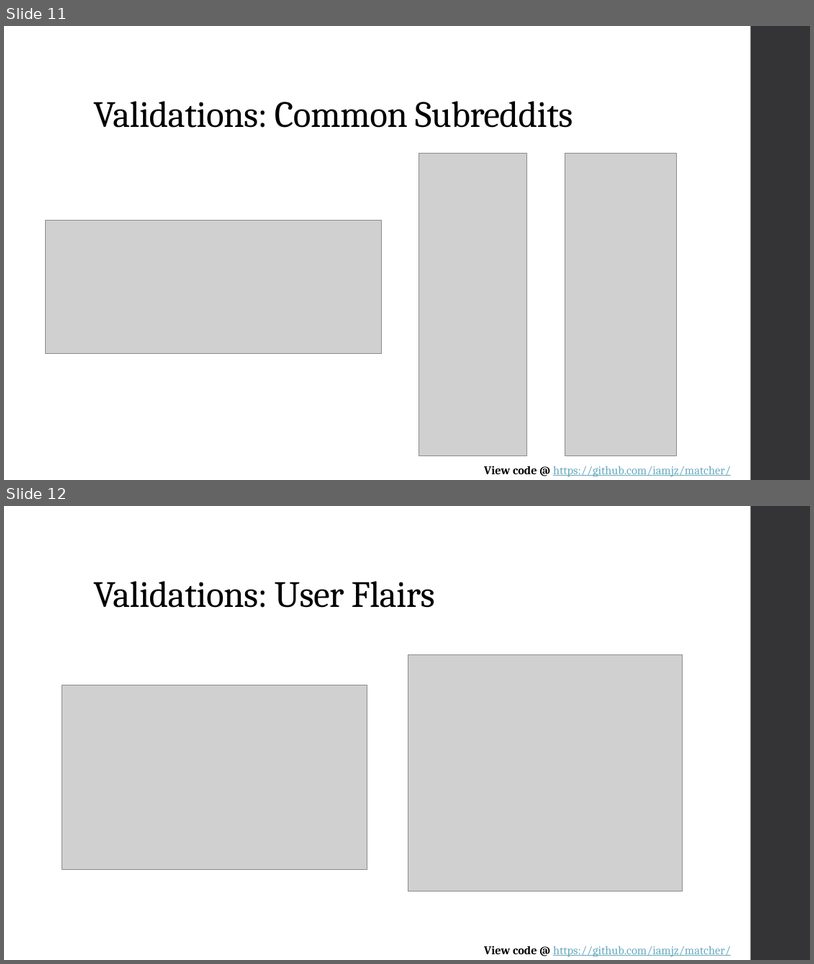
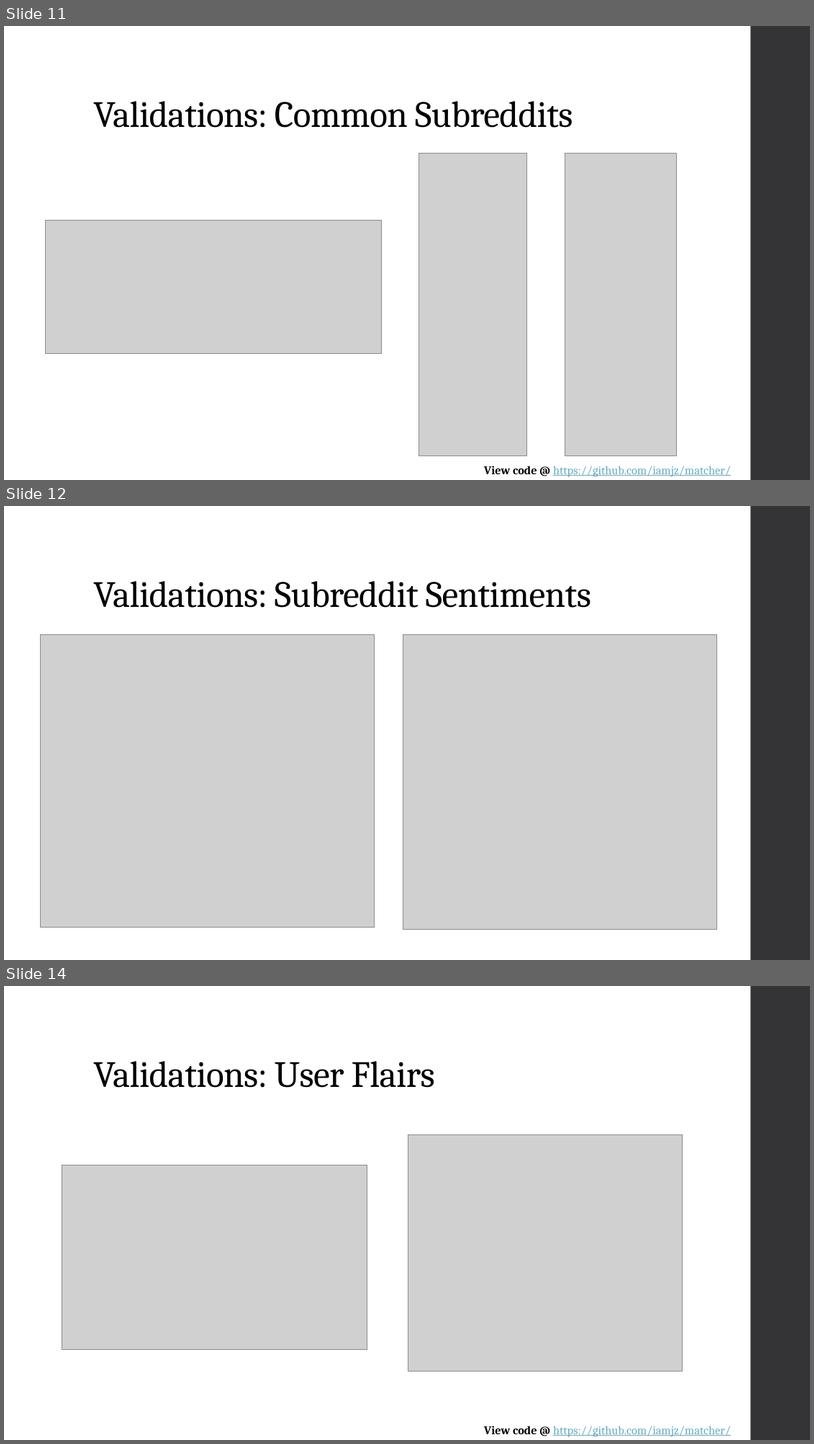
Before and after one commit to iamjz/Network-Recommendation-Engine, a slide deck: NetworkRecommendationEngine_Capstone_LZHAO.pptx. Shown one above the other, each under a label of ours: slides 11 and 12 before the commit, slides 11, 12 and 14 after it; the slides between them are not shown. The pictures are 814x964 and 814x1444 pixels, drawn with LibreOffice and Linux fonts; fonts in the diff are those of the drawing; grey boxes stand for pictures. Boxes give left, top, right and bottom in pixels: in the first picture for what was removed or moved away, otherwise in the second. Text is boxed around its words. In the diff, an @@ line names an element or a change of style, - is before the commit and + after.

```diff
--- a/NetworkRecommendationEngine_Capstone_LZHAO.pptx
+++ b/NetworkRecommendationEngine_Capstone_LZHAO.pptx
@@ slide 12 added at [4,506,810,960], background #FFFFFF; not listed: 1 template element that a slide beside it also shows @@
@@ title added at [93,581,592,608], 44 pt, text #000000 @@
+Validations: Subreddit Sentiments
@@ picture added at [40,635,374,927] @@
@@ picture added at [404,635,718,929] @@
@@ what was slide 12 is now slide 14 @@
```
Also in this commit, not shown: 1 slide changed, 1 other slide added, 8 other files.
